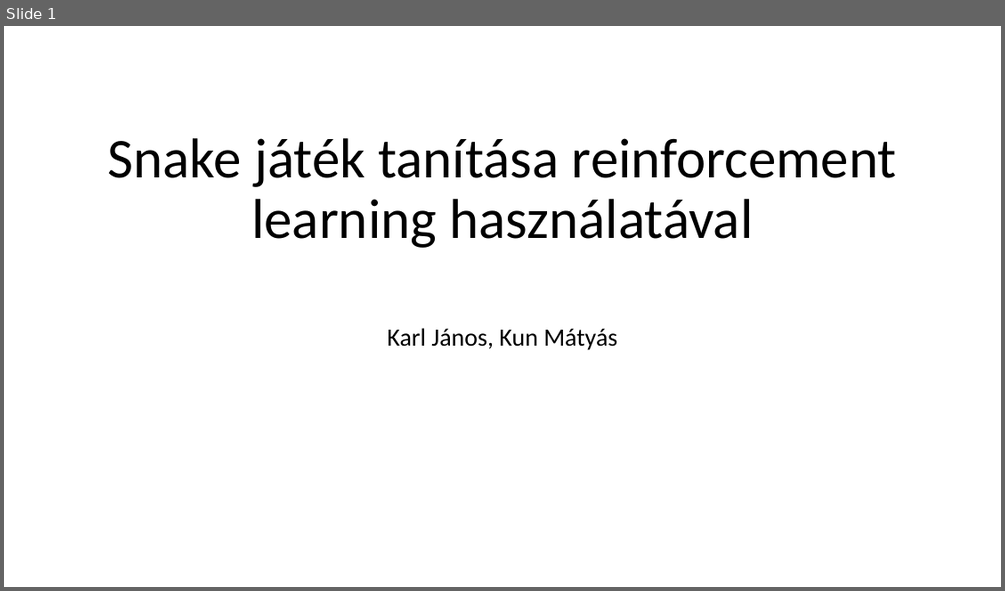
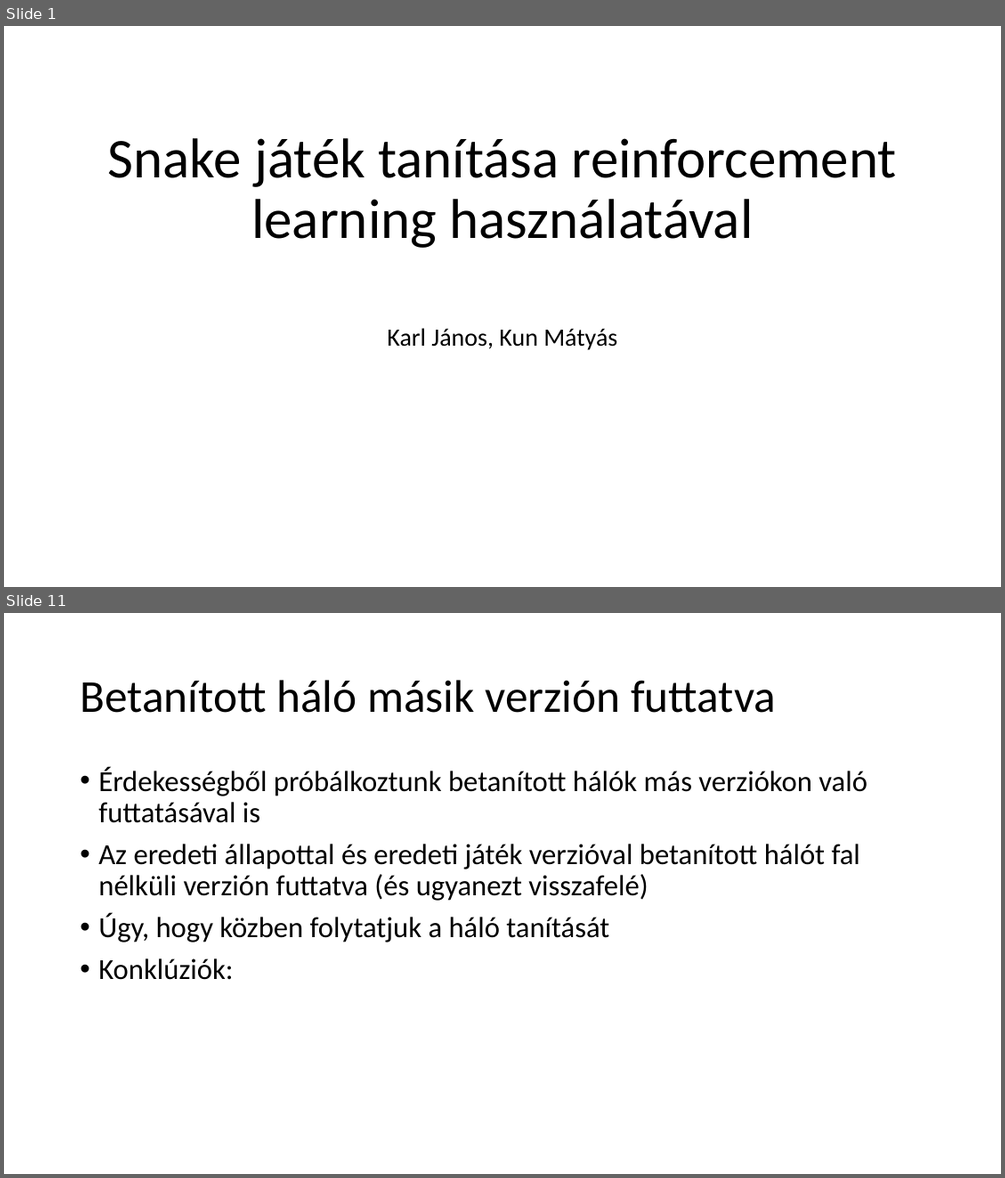
Before and after one commit to kunmts/Snake_AI_gyak, a slide deck: Projektmunka_KarlJanos_KunMatyas.pptx. Shown one above the other, each under a label of ours: slide 1 before the commit, slides 1 and 11 after it; the slides between them are not shown. The pictures are 1005x591 and 1005x1178 pixels, drawn with LibreOffice and Linux fonts; fonts in the diff are those of the drawing. Boxes give left, top, right and bottom in pixels: in the first picture for what was removed or moved away, otherwise in the second. Text is boxed around its words. In the diff, an @@ line names an element or a change of style, - is before the commit and + after.

```diff
--- a/Projektmunka_KarlJanos_KunMatyas.pptx
+++ b/Projektmunka_KarlJanos_KunMatyas.pptx
@@ slide 11 added at <box>4,613,1001,1174</box>, background #FFFFFF @@
@@ title added at <box>80,680,776,713</box>, 44 pt, text #000000 @@
+Betanított háló másik verzión futtatva
@@ text added at <box>98,767,867,980</box>, 28 pt, text #000000 @@
+• Érdekességből próbálkoztunk betanított hálók más verziókon való futtatásával is
+• Az eredeti állapottal és eredeti játék verzióval betanított hálót fal nélküli verzión futtatva (és ugyanezt visszafelé)
+• Úgy, hogy közben folytatjuk a háló tanítását
+• Konklúziók:
```
Also in this commit, not shown: 2 slides changed, 8 other slides added, 2 slides removed.
